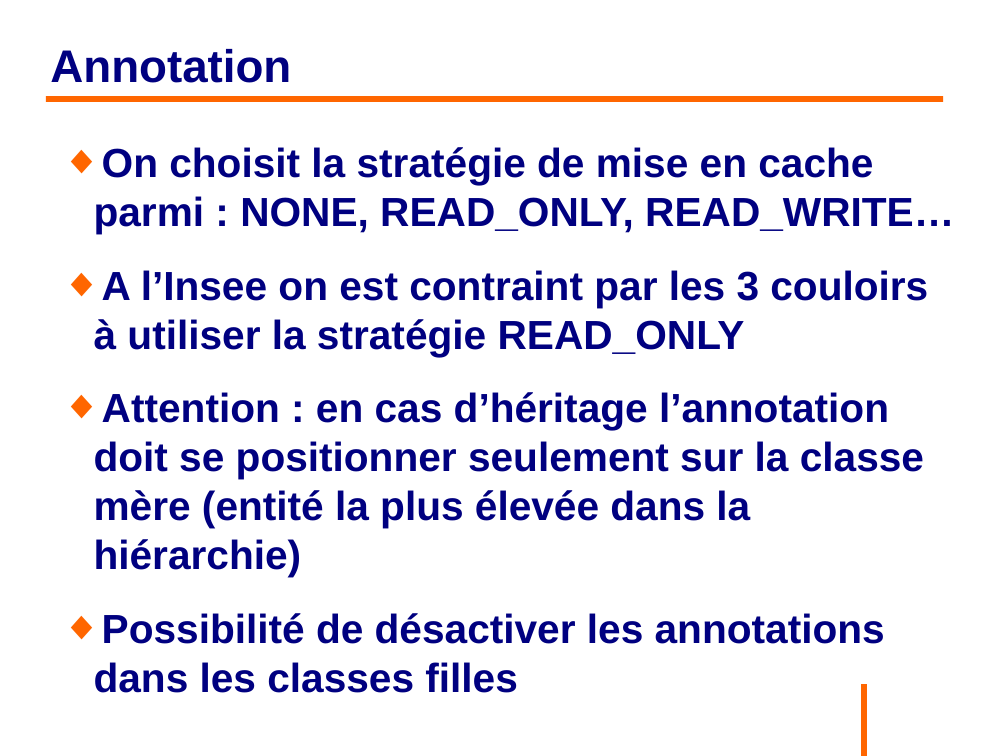
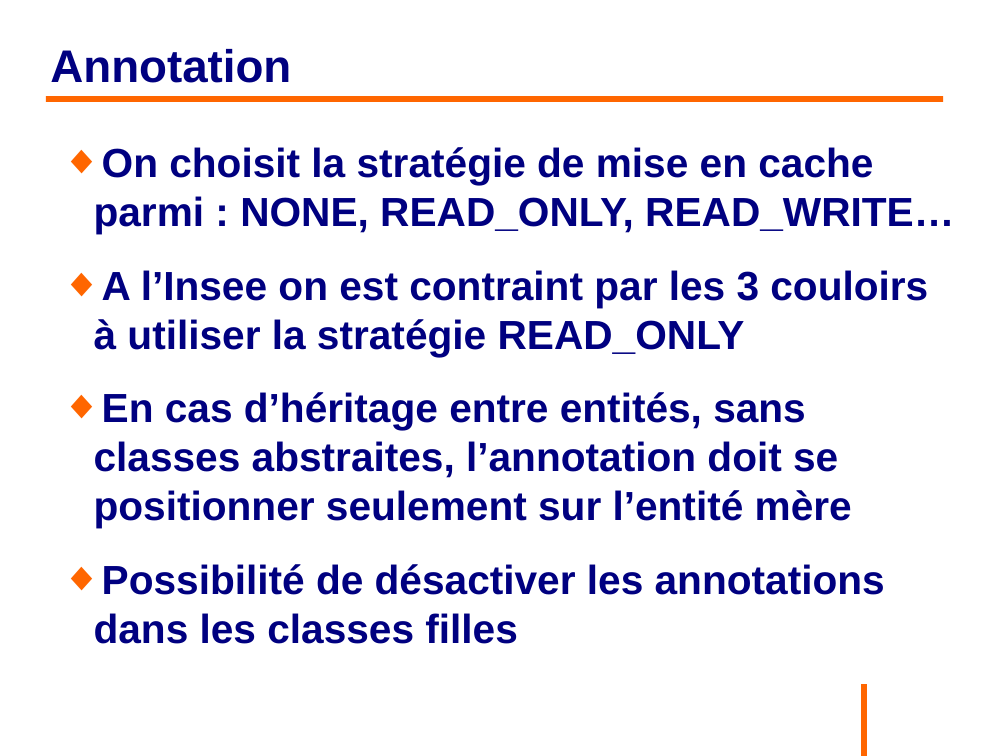
Before and after one commit to philphils/formation-hibernate-avancee, a slide deck: slide 63 of Documentation/diapo_formation_hibernate_avancee.odp. Drawn at 1008x756 pixels with LibreOffice and Linux fonts; fonts in the diff are those of the drawing; background and template pictures are left out. Boxes give left, top, right and bottom in pixels: in the first picture for what was removed or moved away, otherwise in the second. Text is boxed around its words. In the diff, an @@ line names an element or a change of style, - is before the commit and + after.

Commit message:
Précisiosn héritage cache

```diff
--- a/Documentation/diapo_formation_hibernate_avancee.odp
+++ b/Documentation/diapo_formation_hibernate_avancee.odp
@@ text at [94, 392, 852, 528]: text changed @@
-◆ Attention : en cas d’héritage l’annotation doit se positionner seulement sur la classe mère (entité la plus élevée dans la hiérarchie)
+◆ En cas d’héritage entre entités, sans classes abstraites, l’annotation doit se positionner seulement sur l’entité mère
```
